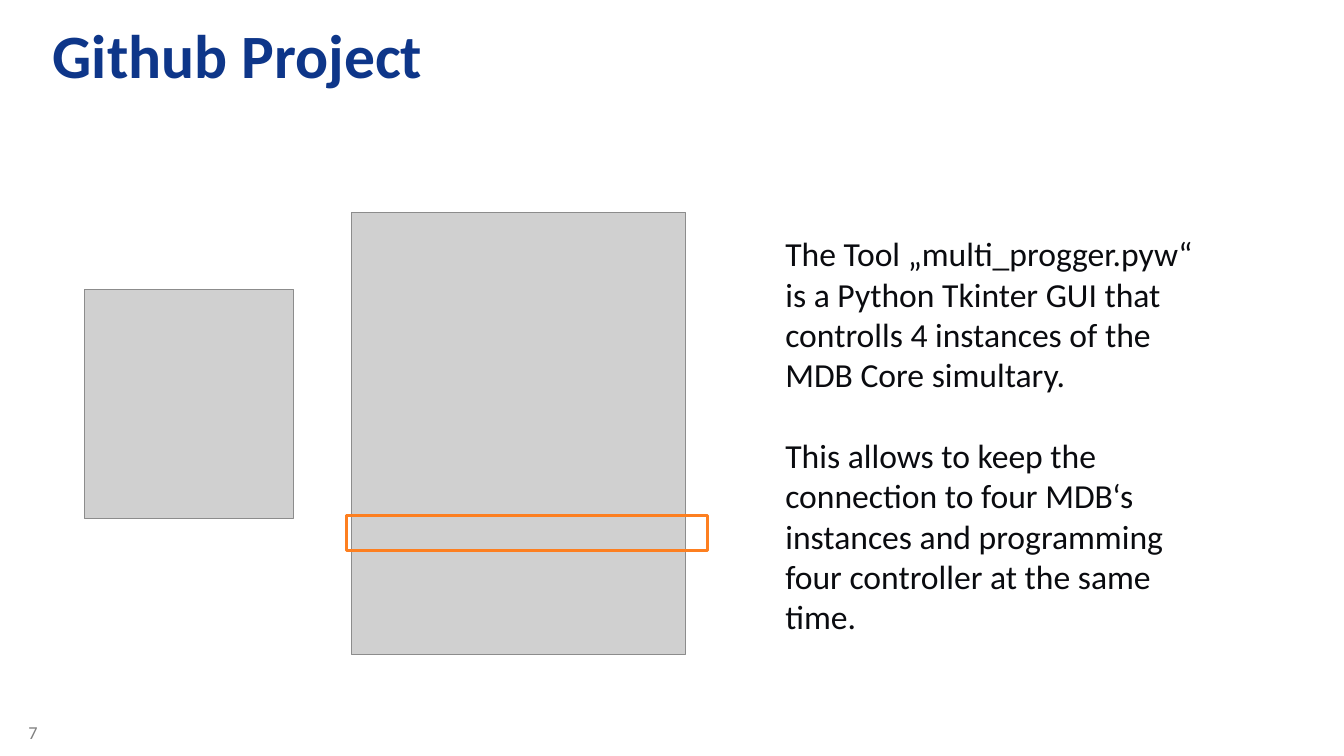
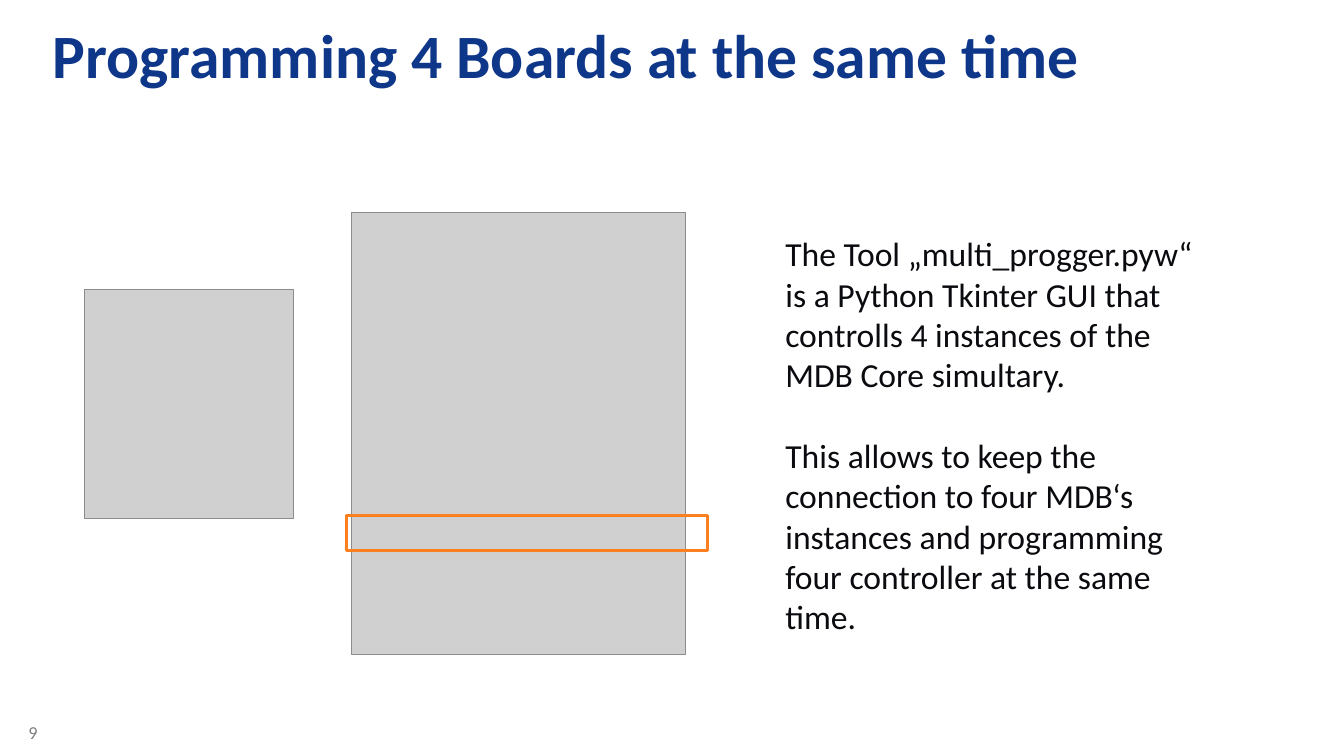
Before and after one commit to zabooh/T1S_Autoconf, a slide deck: slide 9 of T1S Autoconfig - Tooling.pptx (slide 7 before the commit). Drawn at 1344x756 pixels with LibreOffice and Linux fonts; fonts in the diff are those of the drawing; grey boxes stand for pictures; background and template pictures are left out. Boxes give left, top, right and bottom in pixels: in the first picture for what was removed or moved away, otherwise in the second. Text is boxed around its words. In the diff, an @@ line names an element or a change of style, - is before the commit and + after.

```diff
--- a/T1S Autoconfig - Tooling.pptx
+++ b/T1S Autoconfig - Tooling.pptx
@@ title at [53, 34, 1078, 89]: text changed @@
-Github Project
+Programming 4 Boards at the same time
@@ page number at [28, 727, 37, 739]: text changed @@
-7
+9
```
Also in this commit, not shown: 8 other slides changed, 2 slides added.
